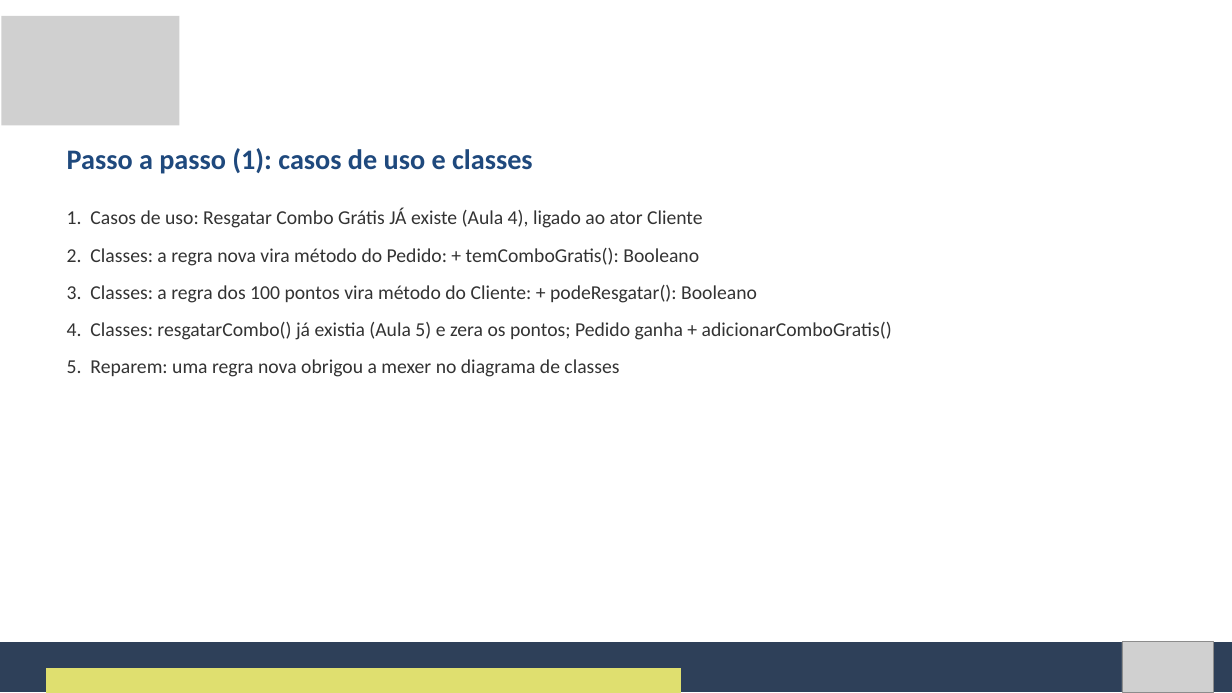
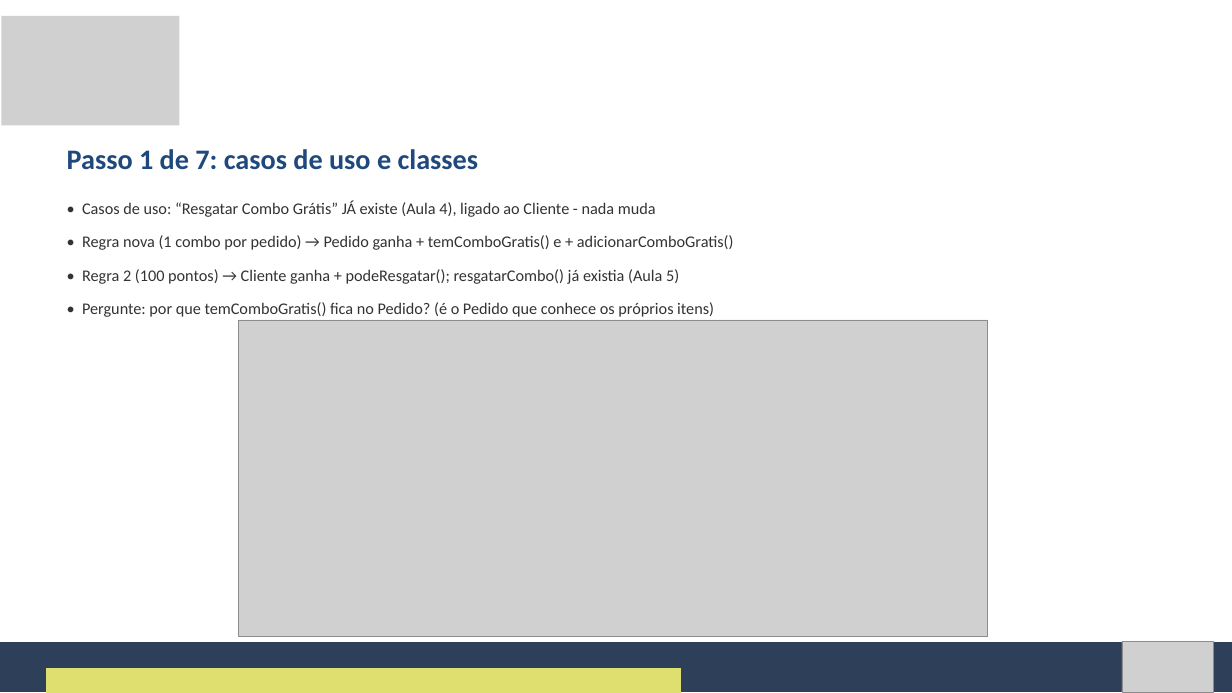
Before and after one commit to Natan20/Curso-Modelagem-De-Sistemas-Material, a slide deck: slide 49 of Aula 09 - 15-10-2026/Aula 9 - Slides.pptx (slide 48 before the commit). Drawn at 1232x693 pixels with LibreOffice and Linux fonts; fonts in the diff are those of the drawing; grey boxes stand for pictures. Boxes give left, top, right and bottom in pixels: in the first picture for what was removed or moved away, otherwise in the second. Text is boxed around its words. In the diff, an @@ line names an element or a change of style, - is before the commit and + after.

Commit message:
Aula 9: atualiza apostila e slides

```diff
--- a/Aula 09 - 15-10-2026/Aula 9 - Slides.pptx
+++ b/Aula 09 - 15-10-2026/Aula 9 - Slides.pptx
@@ text at [67, 149, 479, 170]: text changed @@
-Passo a passo (1): casos de uso e classes
+Passo 1 de 7: casos de uso e classes
@@ text at [82, 201, 734, 317]: text changed; size 23 to 19 pt @@
-1. Casos de uso: Resgatar Combo Grátis JÁ existe (Aula 4), ligado ao ator Cliente
-2. Classes: a regra nova vira método do Pedido: + temComboGratis(): Booleano
-3. Classes: a regra dos 100 pontos vira método do Cliente: + podeResgatar(): Booleano
-4. Classes: resgatarCombo() já existia (Aula 5) e zera os pontos; Pedido ganha + adicionarComboGratis()
-5. Reparem: uma regra nova obrigou a mexer no diagrama de classes
+• Casos de uso: “Resgatar Combo Grátis” JÁ existe (Aula 4), ligado ao Cliente - nada muda
+• Regra nova (1 combo por pedido) → Pedido ganha + temComboGratis() e + adicionarComboGratis()
+• Regra 2 (100 pontos) → Cliente ganha + podeResgatar(); resgatarCombo() já existia (Aula 5)
+• Pergunte: por que temComboGratis() fica no Pedido? (é o Pedido que conhece os próprios itens)
@@ picture added at [238, 320, 987, 636] @@
```
Also in this commit, not shown: 12 other slides changed, 13 slides added, 25 slides removed, 2 other files.
